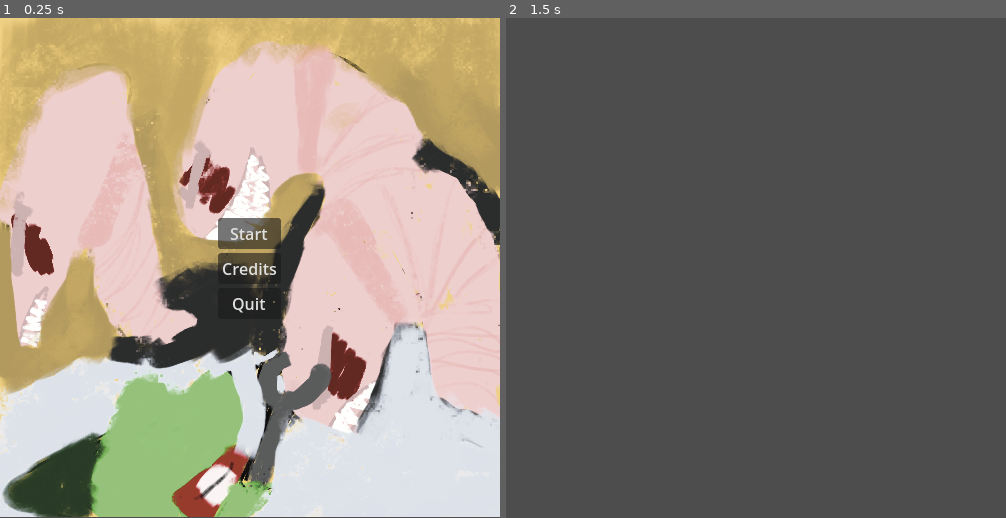
Above: before the commit, frames 1-2 (left to right).
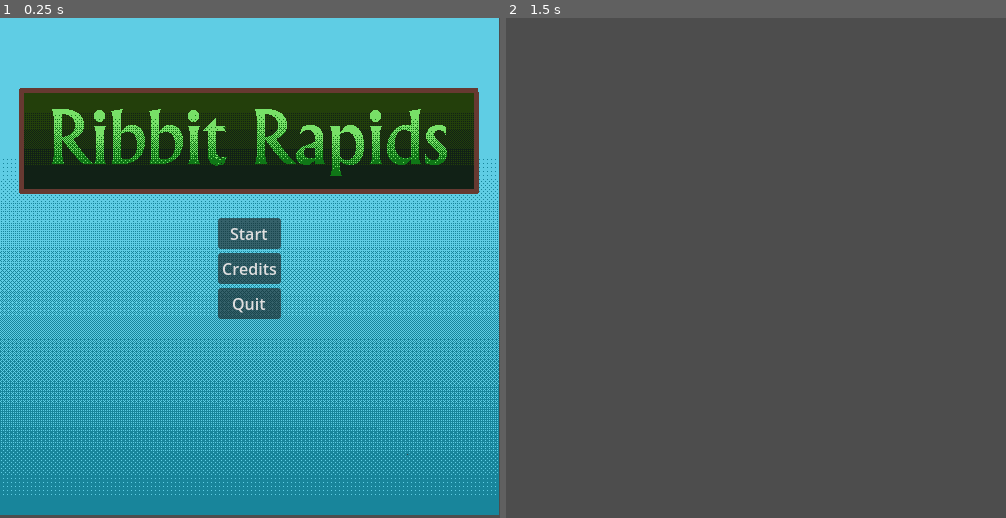
Above: after the commit, the same moments.

Repository: scotwash/ribbit_rapids
Game: Godot game, scene res://scenes/menu.tscn
Same seed, same stepped clock (60 frames per second), same inputs: the game is played once before the commit and once after it.
Inputs:
- Up to frame 1 (0.25 s): no input
- Up to frame 2 (1.5 s): click "Start" at 0.5 s; tap Enter at 1.25 s; hold D (move_right) from 1.28 s (still down)

The runs differ from the first frame. In frame 1, 100% of the frame differs, in the area x 0-100%, y 0-100%; in frame 2, nothing differs.

Commit message:
added worm sprites and begun importing tilemaps

Diff:
--- a/scenes/menu.tscn
+++ b/scenes/menu.tscn
@@ -2,7 +2,7 @@
 
 [ext_resource type="Script" path="res://scripts/menu.gd" id="1_5fvup"]
 [ext_resource type="AudioStream" uid="uid://c7kptndn5aey0" path="res://audio_files/Beast On The Battlefield  Royalty Free Fantasy RPG Music.mp3" id="2_jytbu"]
-[ext_resource type="Texture2D" uid="uid://cljnyyo6t5vqb" path="res://other art/Main_Menu_Art.png" id="3_hx5y2"]
+[ext_resource type="Texture2D" uid="uid://b107cg83mtht6" path="res://backgrounds/Ribbit_Rapids_Title_Screen.png" id="3_34gym"]
 
 [node name="Menu" type="Control"]
 layout_mode = 3
@@ -14,6 +14,10 @@
 grow_horizontal = 2
 grow_vertical = 2
 script = ExtResource("1_5fvup")
+
+[node name="RibbitRapidsTitleScreen" type="Sprite2D" parent="."]
+position = Vector2(250, 247)
+texture = ExtResource("3_34gym")
 
 [node name="VBoxContainer" type="VBoxContainer" parent="."]
 layout_mode = 1
@@ -49,10 +53,6 @@
 
 [node name="ParallaxLayer" type="ParallaxLayer" parent="ParallaxBackground"]
 
-[node name="Sprite2D" type="Sprite2D" parent="ParallaxBackground/ParallaxLayer"]
-position = Vector2(250, 249)
-texture = ExtResource("3_hx5y2")
-
 [connection signal="pressed" from="VBoxContainer/StartButton" to="." method="_on_start_button_pressed"]
 [connection signal="pressed" from="VBoxContainer/CreditsButton" to="." method="_on_credits_button_pressed"]
 [connection signal="pressed" from="VBoxContainer/QuitButton" to="." method="_on_quit_button_pressed"]
Binary file added: backgrounds/Ribbit_Rapids_Title_Screen.png
Not shown, added: backgrounds/Ribbit_Rapids_Title_Screen.png.import
Not shown: 2 places in scenes/player.tscn that only renumber resources
Binary file added: sprites/worm/worm_down_1.png
Not shown, added: sprites/worm/worm_down_1.png.import
Binary file added: sprites/worm/worm_down_2.png
Not shown, added: sprites/worm/worm_down_2.png.import
Binary file added: sprites/worm/worm_left_1.png
Not shown, added: sprites/worm/worm_left_1.png.import
Binary file added: sprites/worm/worm_left_2.png
Not shown, added: sprites/worm/worm_left_2.png.import
Binary file added: sprites/worm/worm_right_1.png
(and 17 more such lines)
